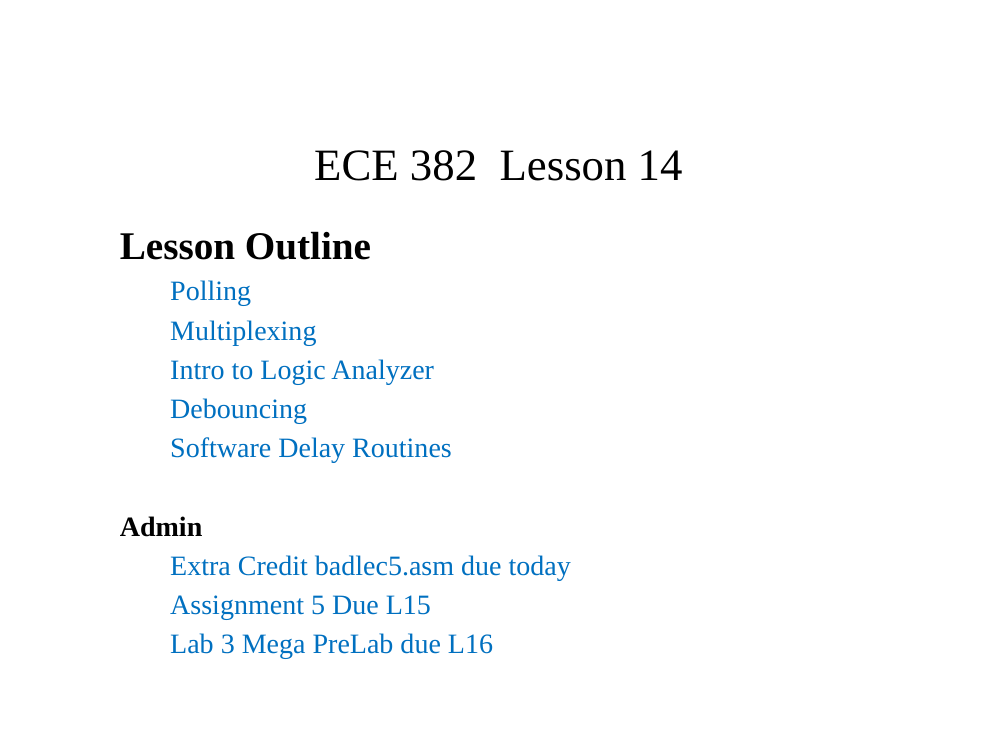
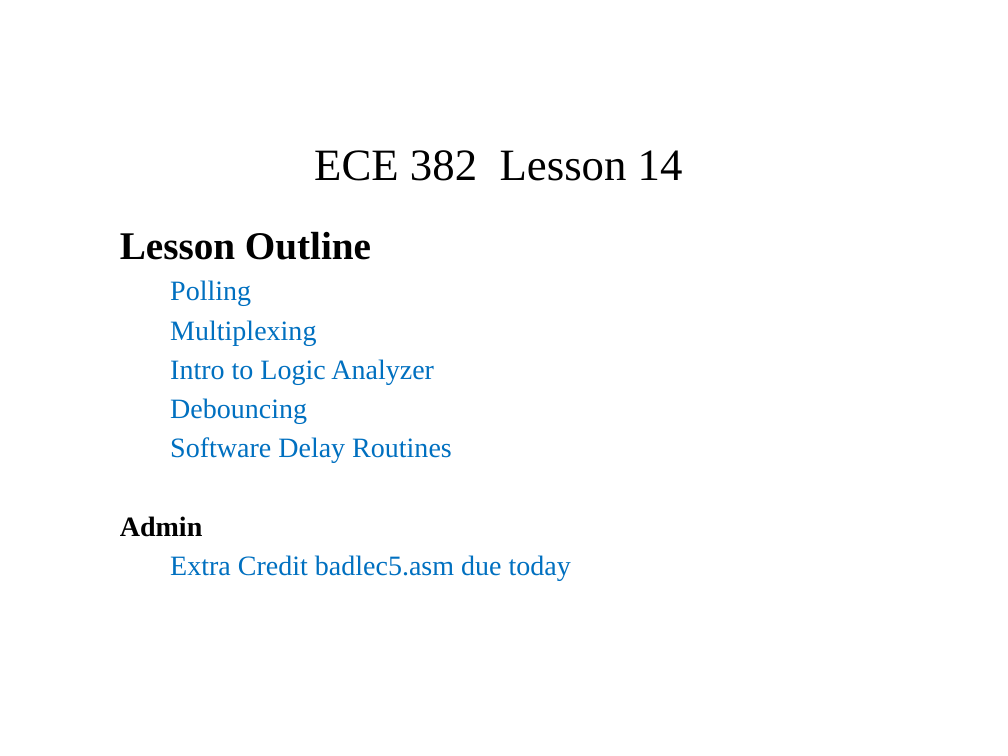
Before and after one commit to pw4rn3r/ECE382, a slide deck: slide 1 of notes/L14/Lsn14.pptx. Drawn at 1008x756 pixels with LibreOffice and Linux fonts; fonts in the diff are those of the drawing. Boxes give left, top, right and bottom in pixels: in the first picture for what was removed or moved away, otherwise in the second. Text is boxed around its words. In the diff, an @@ line names an element or a change of style, - is before the commit and + after.

```diff
--- a/notes/L14/Lsn14.pptx
+++ b/notes/L14/Lsn14.pptx
@@ subtitle at <box>170,595,493,659</box>: paragraphs removed @@
-  Assignment 5 Due L15
-  Lab 3 Mega PreLab due L16
```
Also in this commit, not shown: 5 other slides changed, 1 slide added, 6 other files.
